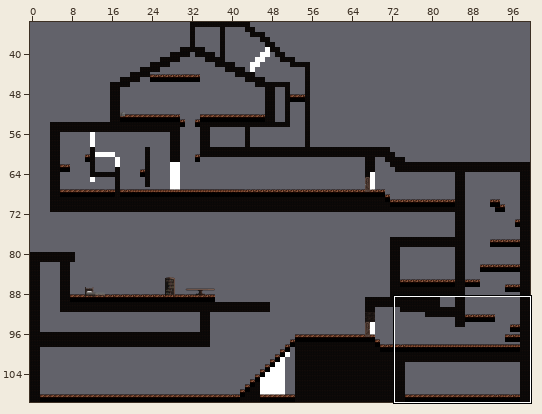
Tiled map (JSON): assets/Tiled/super_mario.json. Above, an overview of the earlier version with the close-up marked.
Close-up. The starting point:
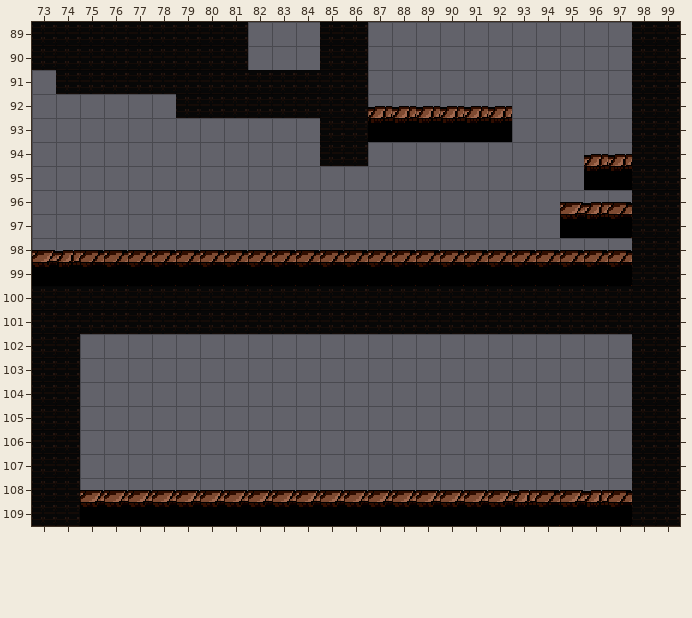
Cells are 16x16 px. Shown: x 73..99, y 89..109. The commit also changed other parts of the map, which this record leaves out. Tiles whose own drawing changed are shown in their newer look in all pictures.
The same view after the edit:
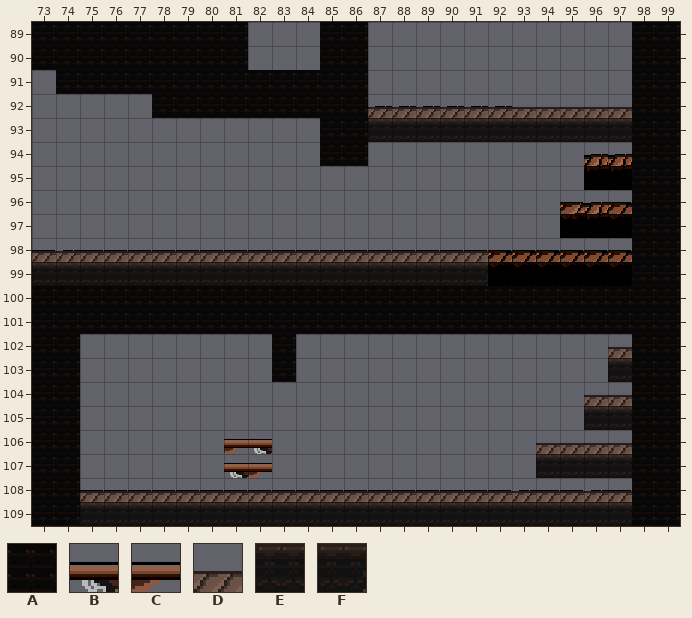
Key: from "SuperMarioBros-World1-1": A 163, B 174, C 175, D 361, E 381, F 384.
_ is an empty cell.
Tiles of an added or newly shown layer are drawn over the layers below it.
Difference:
Changed rows in their new state; . is an unchanged cell.
Layer "World1" (now shown):
first column x 78:
 92 A........DDDDDDDDDDD
 93 .........EEEEEEEEEEE
first column x 73:
 98 DDDDDDDDDDDDDDDDDDD......
 99 EEEEEEEEEEEEEEEEEEF......
102 ..........A.............D
103 ..........A.............E
104 .......................DD
105 .......................EE
106 ........CB...........DDDD
107 ........BC...........EEEE
108 ..DDDDDDDDDDDDDDDDDDDDDDD
109 ..EEEEEEEEEEEEEEEEEEEEEEE
Changed places in both close-ups, as pixel boxes (x1, y1, x2, y2):
added: (152, 94, 176, 118)
added: (368, 107, 632, 142)
added: (32, 251, 488, 286)
added: (80, 334, 632, 526)
